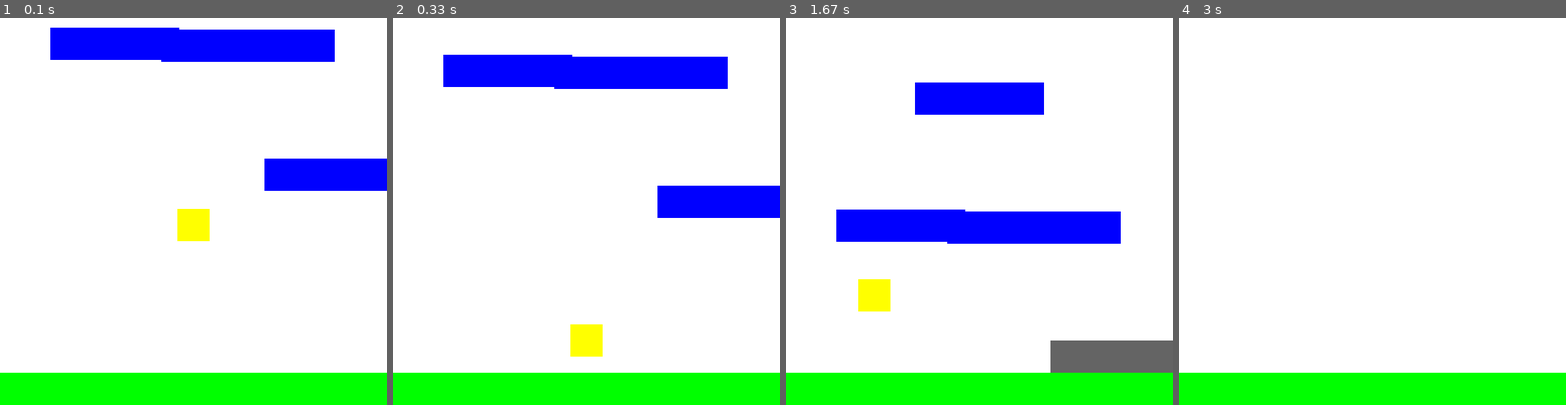
Above: before the commit, frames 1-4 (left to right).
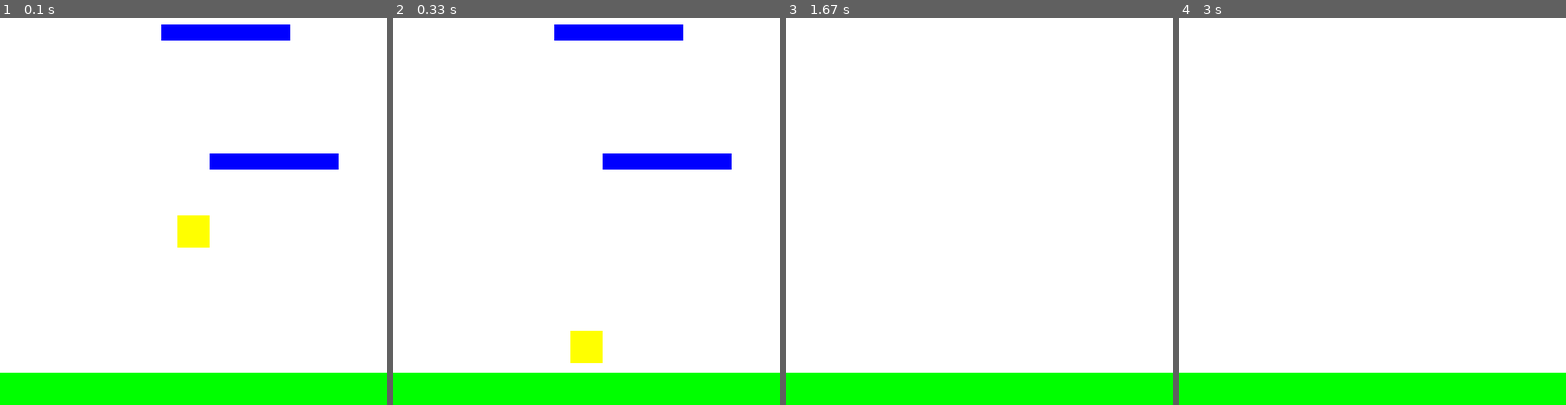
Above: after the commit, the same moments.

Repository: EpicPhelan/CSTA24Pygame
Game: pygame game, started from DudeyJump/dude.py
Same seed, same stepped clock (60 frames per second), same inputs: the game is played once before the commit and once after it.
Inputs:
- Up to frame 1 (0.1 s): no input
- Up to frame 2 (0.33 s): no input
- Up to frame 3 (1.67 s): hold Right 0.33-0.8 s; hold Right 0.83-1.3 s
- Up to frame 4 (3 s): no input

The runs differ from the first frame. In frame 1, 8.8% of the frame differs, in the area x 13-100%, y 1-60%; in frame 2, 12%; in frame 3, 12%, in the area x 13-100%, y 16-92%; in frame 4, nothing differs.

Commit message:
fixing the jump

Diff:
--- a/DudeyJump/dude.py
+++ b/DudeyJump/dude.py
@@ -53,12 +53,22 @@
             self.alive = False
             self.rect.y = 600
 
-        col = pygame.sprite.spritecollide(self, Platform.plats, False)
-        if col:
-            for plat in col:
-                if plat.hit == False and self.yvel > 0:
-                    self.yvel = -20
-                    plat.hit = True
+        # if player gets close to top, force everything else down with upspeed
+        if self.rect.y < 300:
+            self.upspeed = self.yvel
+            self.rect.y += self.yvel
+        else:
+            self.upspeed = 0
+
+        if self.yvel > 0:
+            col = pygame.sprite.spritecollide(self, Platform.plats, False)
+            if col:
+                for plat in col:
+                    if plat.hit == False:
+                        plat.hit = True
+                        Platform()
+                        if self.yvel > -15:
+                            self.yvel = -15
 
         floorcol = pygame.sprite.spritecollide(self, Floor.floor, False)
         if floorcol:
@@ -69,14 +79,15 @@
 
 class Platform(pygame.sprite.Sprite):
     plats = pygame.sprite.Group()
-    def __init__(self):
+    def __init__(self, stationary = False):
         super().__init__()
-        self.image = pygame.Surface((200, 50))
+        self.image = pygame.Surface((200, 25))
         self.image.fill(BLUE)
         self.rect = self.image.get_rect()
-        self.rect.x = random.randint(50, 550)
-        self.rect.y = 0
+        self.rect.x = random.choice([25, 125, 225, 325, 425])
+        self.rect.y = -100
         self.hit = False
+        self.stationary = stationary
         Platform.plats.add(self)
 
     def update(self):
@@ -87,8 +98,14 @@
             else:
                 self.image.fill(DARKGREY)
 
-            # drop the platform
-            self.rect.y += 3
+
+            # move everything if player is close to top
+            if player.upspeed > 0:
+                self.rect.y += player.upspeed
+
+            # Move everything by players yvel
+            if player.yvel < 0:
+                self.rect.y += player.yvel * -1
 
             # check if the platform is off the screen
             if self.rect.top > 600:
@@ -140,6 +157,7 @@
 thirdplat.rect.x = 200
 # Game Loop
 running = True
+start = pygame.time.get_ticks()
 while running:
     # Event Loop
     for event in pygame.event.get():
@@ -151,9 +169,12 @@
             if event.key == pygame.K_RIGHT:
                 player.xvel = 8
 
-    # Spawn the platforms
-    if len(Platform.plats) < 5:
-        newplat = Platform()
+    # Spawns platforms every 30 ticks
+    if pygame.time.get_ticks() % 30 == 0:
+        Platform()
+
+
+
 
 
     # Fill the background to cover up the old drawings
